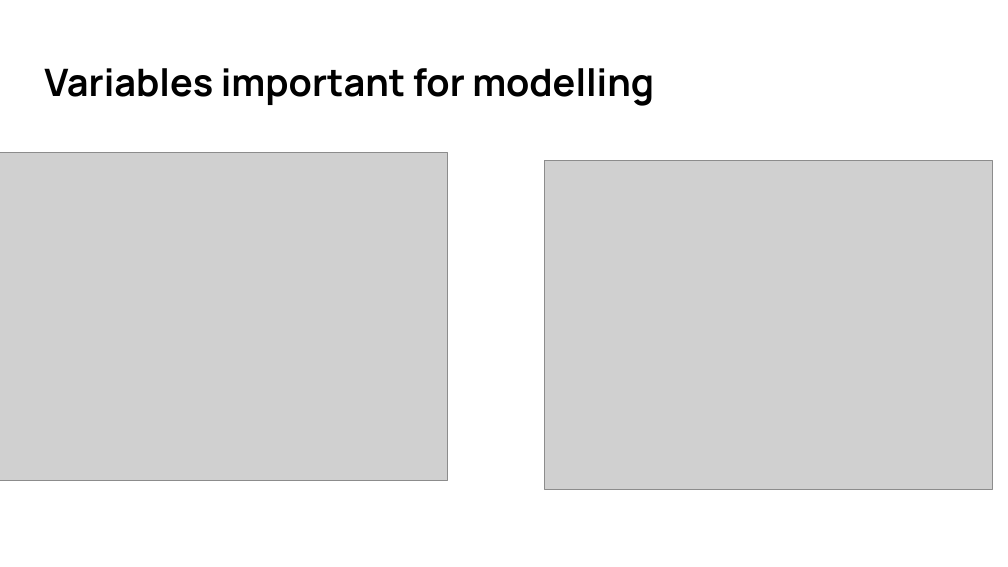
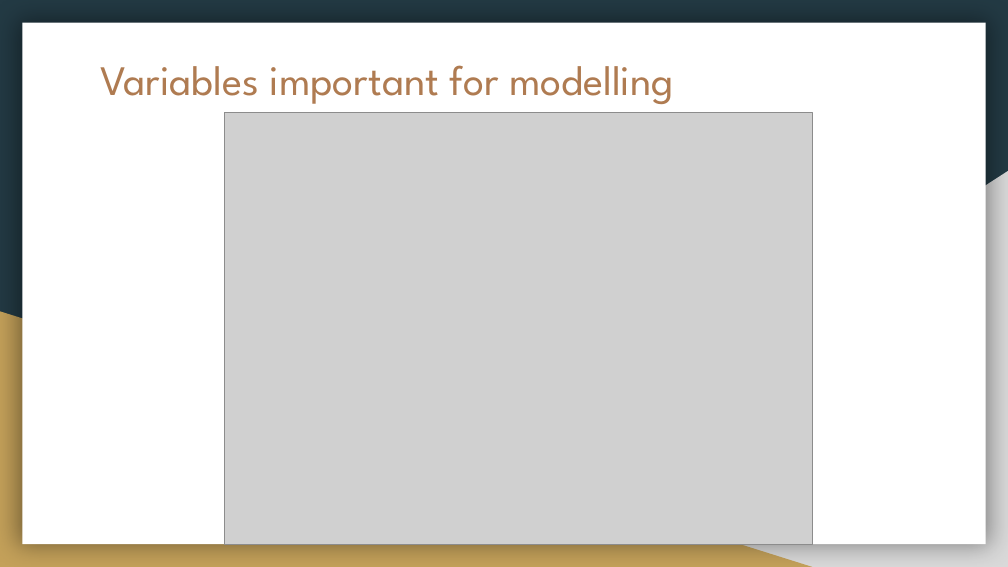
Before and after one commit to MusaAbbasi/Phase_2_Project, a slide deck: slide 8 of Phase 2 Project Presentation.pptx (slide 7 before the commit). Drawn at 1008x567 pixels with LibreOffice and Linux fonts; fonts in the diff are those of the drawing; grey boxes stand for pictures. Boxes give left, top, right and bottom in pixels: in the first picture for what was removed or moved away, otherwise in the second. Text is boxed around its words. In the diff, an @@ line names an element or a change of style, - is before the commit and + after.

```diff
--- a/Phase 2 Project Presentation.pptx
+++ b/Phase 2 Project Presentation.pptx
@@ background #FFFFFF to #233A44 @@
@@ rectangle added at <box>22,23,986,544</box>, fill #FFFFFF @@
@@ title "Variables important for modelling": place and size @@
-title "Variables important for modelling" at <box>44,68,654,106</box>
+title "Variables important for modelling" at <box>100,65,674,104</box>
@@ title "Variables important for modelling" at <box>100,65,674,104</box>: size 27 to 30 pt, font Manrope to League Spartan, text colour #000000 to #AF7B51, bold off @@
@@ picture: place and size @@
-picture at <box>0,152,448,481</box>
+picture at <box>225,113,812,544</box>
@@ right triangle added at <box>395,171,1008,567</box>, fill #D9D9D9 @@
@@ picture removed at <box>544,161,992,490</box> @@
@@ right triangle added at <box>0,311,812,567</box>, fill #C4A15A @@
```
Also in this commit, not shown: 4 other slides changed, 8 slides added, 7 slides removed, 2 other files.
